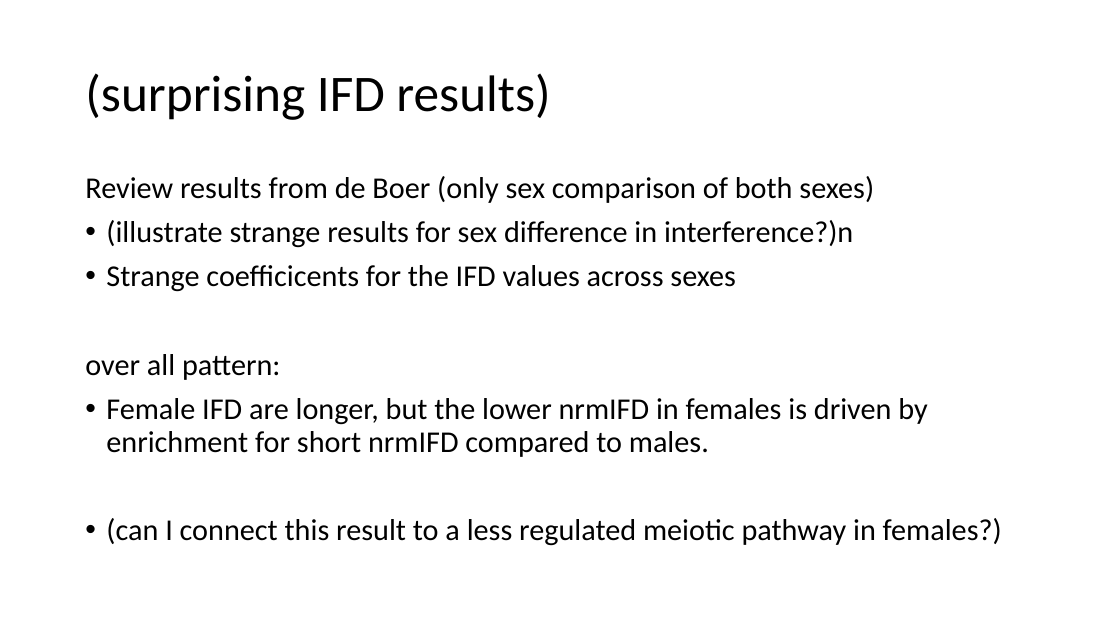
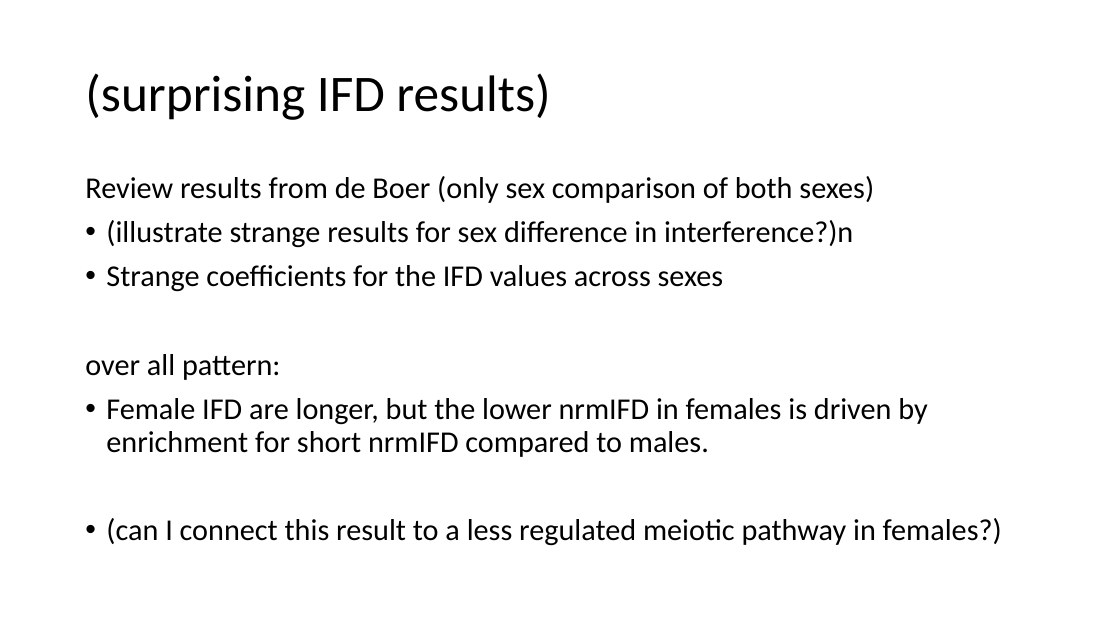
Before and after one commit to petersoapes/MLH1repo, a slide deck: slide 10 of AP_labMeeting_2.12.20.pptx (slide 9 before the commit). Drawn at 1120x630 pixels with LibreOffice and Linux fonts; fonts in the diff are those of the drawing. Boxes give left, top, right and bottom in pixels: in the first picture for what was removed or moved away, otherwise in the second. Text is boxed around its words. In the diff, an @@ line names an element or a change of style, - is before the commit and + after.

```diff
--- a/AP_labMeeting_2.12.20.pptx
+++ b/AP_labMeeting_2.12.20.pptx
@@ text at [106,265,724,292]: text changed @@
-• Strange coefficicents for the IFD values across sexes
+• Strange coefficients for the IFD values across sexes
```
Also in this commit, not shown: 2 slides added, 5 other files.
